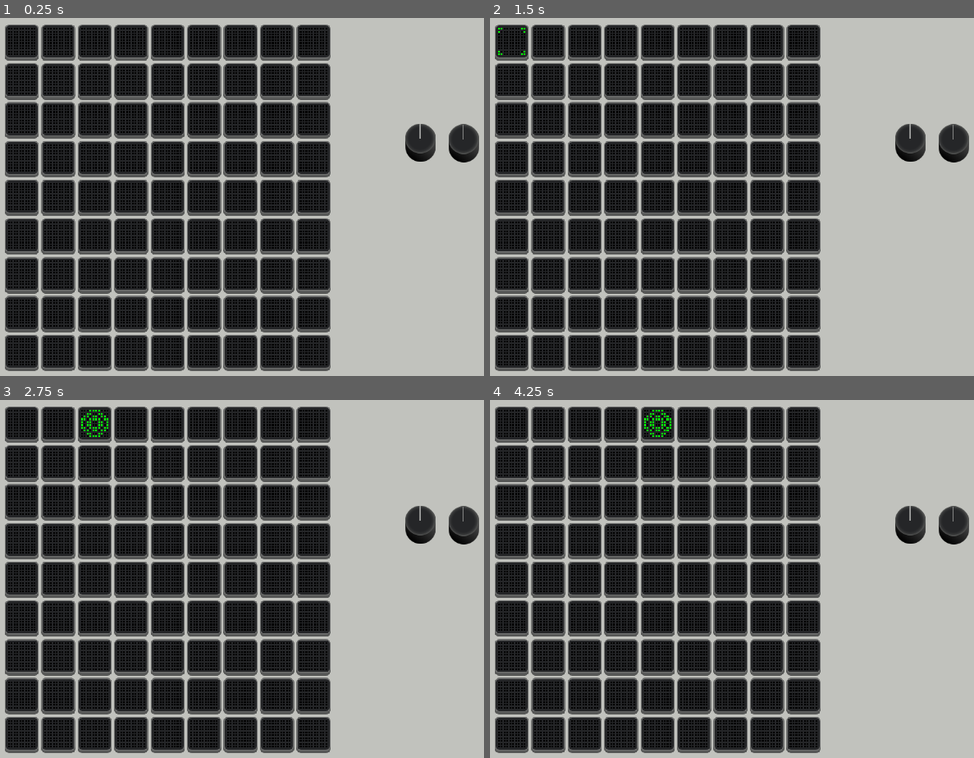
Above: before the commit, frames 1-4 (two rows, left to right).
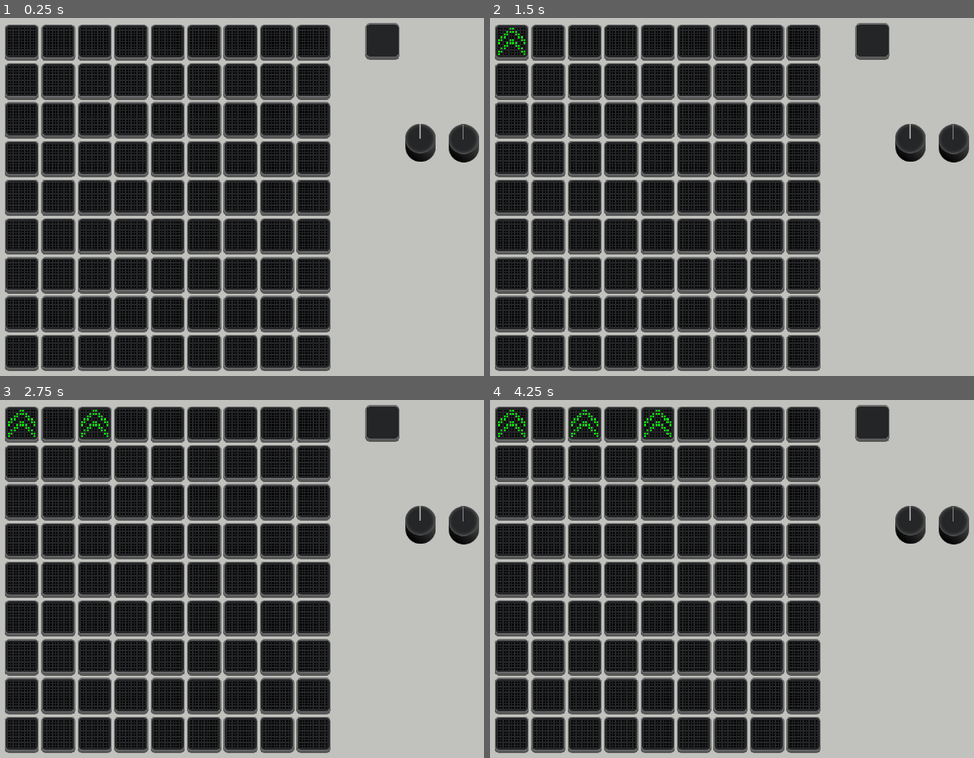
Above: after the commit, the same moments.

Repository: Yngwarr/tomata
Game: Godot game, scene res://scenes/Game.tscn
Same seed, same stepped clock (60 frames per second), same inputs: the game is played once before the commit and once after it.
Inputs (mouse positions are in pixels of both pictures, inside the frame that each line leads up to):
- Up to frame 1 (0.25 s): no input
- Up to frame 2 (1.5 s): tap Enter at 0.5 s; move the mouse to (494, 25) at 0.52 s; click (494, 25) at 0.67 s; tap Space at 1.25 s; move the mouse to (533, 25) at 1.27 s; click (533, 25) at 1.42 s
- Up to frame 3 (2.75 s): tap Enter at 2 s; move the mouse to (77, 407) at 2.02 s; click (77, 407) at 2.17 s
- Up to frame 4 (4.25 s): move the mouse to (606, 407) at 2.77 s; click (606, 407) at 2.92 s; tap Space at 3.5 s; move the mouse to (640, 407) at 3.52 s; click (640, 407) at 3.67 s

The runs differ from the first frame. In frame 1, 0.7% of the frame differs, in the area x 75-83%, y 1-12%; in frame 2, 0.8%; in frame 3, 0.9%; in frame 4, 1.0%, in the area x 1-83%, y 1-12%.

Commit message:
added directions to pads

Diff:
--- a/scenes/Game.tscn
+++ b/scenes/Game.tscn
@@ -1,16 +1,18 @@
-[gd_scene load_steps=5 format=3 uid="uid://csahdmph2aji4"]
+[gd_scene load_steps=7 format=3 uid="uid://csahdmph2aji4"]
 
 [ext_resource type="Script" path="res://src/Game.gd" id="1_wmfvw"]
+[ext_resource type="Script" path="res://src/Grid.gd" id="2_vwm0l"]
 [ext_resource type="PackedScene" uid="uid://dsjpl5sxdtvmq" path="res://scenes/LCDPad.tscn" id="3_lqy58"]
 [ext_resource type="PackedScene" uid="uid://qdwx3kd7wyd2" path="res://scenes/Knob.tscn" id="3_um6dn"]
 [ext_resource type="PackedScene" uid="uid://0iqhotbf07b2" path="res://scenes/SnappingKnob.tscn" id="4_3leu0"]
+[ext_resource type="PackedScene" uid="uid://cuk26q7f3uvoj" path="res://scenes/PressPad.tscn" id="5_tyfly"]
 
 [node name="Game" type="Node2D"]
 script = ExtResource("1_wmfvw")
 
 [node name="HUD" type="CanvasLayer" parent="."]
 
-[node name="Grid" type="GridContainer" parent="HUD"]
+[node name="Grid" type="GridContainer" parent="HUD" node_paths=PackedStringArray("direction_knob")]
 anchors_preset = 15
 anchor_right = 1.0
 anchor_bottom = 1.0
@@ -21,6 +23,8 @@
 grow_horizontal = 2
 grow_vertical = 2
 columns = 9
+script = ExtResource("2_vwm0l")
+direction_knob = NodePath("../../DirectionKnob")
 
 [node name="PressPad" parent="HUD/Grid" instance=ExtResource("3_lqy58")]
 layout_mode = 2
@@ -274,8 +278,18 @@
 highest_value = 10.0
 step = 0.05
 
-[node name="SnappingKnob" parent="." instance=ExtResource("4_3leu0")]
+[node name="DirectionKnob" parent="." instance=ExtResource("4_3leu0")]
 offset_left = 819.0
 offset_top = 195.0
 offset_right = 819.0
 offset_bottom = 195.0
+default_value = 0
+highest_value = 3
+lowest_degrees = 0.0
+highest_degrees = 270.0
+
+[node name="StartPad" parent="." instance=ExtResource("5_tyfly")]
+offset_left = 673.0
+offset_top = 18.0
+offset_right = 673.0
+offset_bottom = 18.0
--- a/scenes/PadDisplay.tscn
+++ b/scenes/PadDisplay.tscn
@@ -33,9 +33,73 @@
 "values": [1, 2, 3, 4, 5, 6, 7, 8, 9, 0]
 }
 
+[sub_resource type="Animation" id="Animation_vx6op"]
+resource_name = "left"
+tracks/0/type = "value"
+tracks/0/imported = false
+tracks/0/enabled = true
+tracks/0/path = NodePath(".:frame")
+tracks/0/interp = 1
+tracks/0/loop_wrap = true
+tracks/0/keys = {
+"times": PackedFloat32Array(0),
+"transitions": PackedFloat32Array(1),
+"update": 1,
+"values": [10]
+}
+
+[sub_resource type="Animation" id="Animation_sbe24"]
+resource_name = "up"
+tracks/0/type = "value"
+tracks/0/imported = false
+tracks/0/enabled = true
+tracks/0/path = NodePath(".:frame")
+tracks/0/interp = 1
+tracks/0/loop_wrap = true
+tracks/0/keys = {
+"times": PackedFloat32Array(0),
+"transitions": PackedFloat32Array(1),
+"update": 1,
+"values": [11]
+}
+
+[sub_resource type="Animation" id="Animation_alkco"]
+resource_name = "right"
+tracks/0/type = "value"
+tracks/0/imported = false
+tracks/0/enabled = true
+tracks/0/path = NodePath(".:frame")
+tracks/0/interp = 1
+tracks/0/loop_wrap = true
+tracks/0/keys = {
+"times": PackedFloat32Array(0),
+"transitions": PackedFloat32Array(1),
+"update": 1,
+"values": [12]
+}
+
+[sub_resource type="Animation" id="Animation_iilr6"]
+resource_name = "down"
+tracks/0/type = "value"
+tracks/0/imported = false
+tracks/0/enabled = true
+tracks/0/path = NodePath(".:frame")
+tracks/0/interp = 1
+tracks/0/loop_wrap = true
+tracks/0/keys = {
+"times": PackedFloat32Array(0),
+"transitions": PackedFloat32Array(1),
+"update": 1,
+"values": [13]
+}
+
 [sub_resource type="AnimationLibrary" id="AnimationLibrary_h4o1a"]
 _data = {
 "RESET": SubResource("Animation_uqsl1"),
+"down": SubResource("Animation_iilr6"),
+"left": SubResource("Animation_vx6op"),
+"right": SubResource("Animation_alkco"),
+"up": SubResource("Animation_sbe24"),
 "wave": SubResource("Animation_bm02m")
 }
 
@@ -43,7 +107,7 @@
 modulate = Color(0, 1, 0, 1)
 texture = ExtResource("1_iaquw")
 hframes = 5
-vframes = 2
+vframes = 3
 script = ExtResource("2_kdkvt")
 
 [node name="AnimationPlayer" type="AnimationPlayer" parent="."]
--- a/src/Game.gd
+++ b/src/Game.gd
@@ -1,5 +1,17 @@
+class_name Game
 extends Node2D
 
 ## The game node, the beginning of all, the almighty entry point, the place,
 ## where your dreams come true! Adjust to your likings and may the code be with
 ## you.
+
+@onready var start_pad: PressPad = $StartPad
+@onready var direction_knob: SnappingKnob = $DirectionKnob
+
+enum PadState { EMPTY, UP, RIGHT, DOWN, LEFT }
+
+func _ready() -> void:
+	start_pad.pressed.connect(start)
+
+func start() -> void:
+	pass
--- /dev/null
+++ b/src/Grid.gd
@@ -0,0 +1,34 @@
+class_name Grid
+extends GridContainer
+
+@export var direction_knob: SnappingKnob
+
+var pads: Array[LCDPad]
+
+func _ready() -> void:
+	var pad_index: int = 0
+	for i in range(get_child_count()):
+		var c = get_child(i)
+		assert(c is LCDPad, "Don't put anything that's not an LCDPad in the Grid!")
+
+		c.pressed.connect(pad_pressed)
+		pads.append(c)
+		c.index = pad_index
+		pad_index += 1
+
+func get_direction() -> Game.PadState:
+	assert(direction_knob.value >= 0 and direction_knob.value < 4, "Direction knob value must be in [0;3], got %d" % direction_knob.value)
+	match direction_knob.value:
+		0: return Game.PadState.UP
+		1: return Game.PadState.RIGHT
+		2: return Game.PadState.DOWN
+		3: return Game.PadState.LEFT
+		_: return Game.PadState.EMPTY
+
+func pad_pressed(index: int) -> void:
+	var current_state := pads[index].state
+
+	if current_state == Game.PadState.EMPTY:
+		pads[index].change_state(get_direction())
+	else:
+		pads[index].change_state(Game.PadState.EMPTY)
--- a/src/LCDPad.gd
+++ b/src/LCDPad.gd
@@ -1,8 +1,31 @@
+class_name LCDPad
 extends Control
+
+signal pressed(index: int)
+signal released(index: int)
 
 @export var display: PadDisplay
 
 @onready var pad: PressPad = $PressPad
 
+var index: int
+var state: Game.PadState
+
 func _ready() -> void:
-	pad.pressed.connect(display.play_wave)
+	pad.pressed.connect(on_pressed)
+	pad.released.connect(on_released)
+
+func on_pressed() -> void:
+	pressed.emit(index)
+
+func on_released() -> void:
+	released.emit(index)
+
+func change_state(value: Game.PadState) -> void:
+	state = value
+	match value:
+		Game.PadState.UP: display.play_anim("up")
+		Game.PadState.DOWN: display.play_anim("down")
+		Game.PadState.LEFT: display.play_anim("left")
+		Game.PadState.RIGHT: display.play_anim("right")
+		Game.PadState.EMPTY: display.play_anim("wave")
--- a/src/PadDisplay.gd
+++ b/src/PadDisplay.gd
@@ -3,7 +3,11 @@
 
 @onready var anim: AnimationPlayer = $AnimationPlayer
 
-func play_wave() -> void:
+func play_anim(anim_name: String):
 	if anim.is_playing():
 		anim.stop()
-	anim.play("wave")
+	anim.play(anim_name)
+
+## deprecated
+func play_wave() -> void:
+	play_anim("wave")
Binary file added: img/Direction Indicator.png
Not shown, added: img/Direction Indicator.png.import
Binary file changed: img/display/o.png
Not shown: 1 places in scenes/PadDisplay.tscn that only renumber resources
